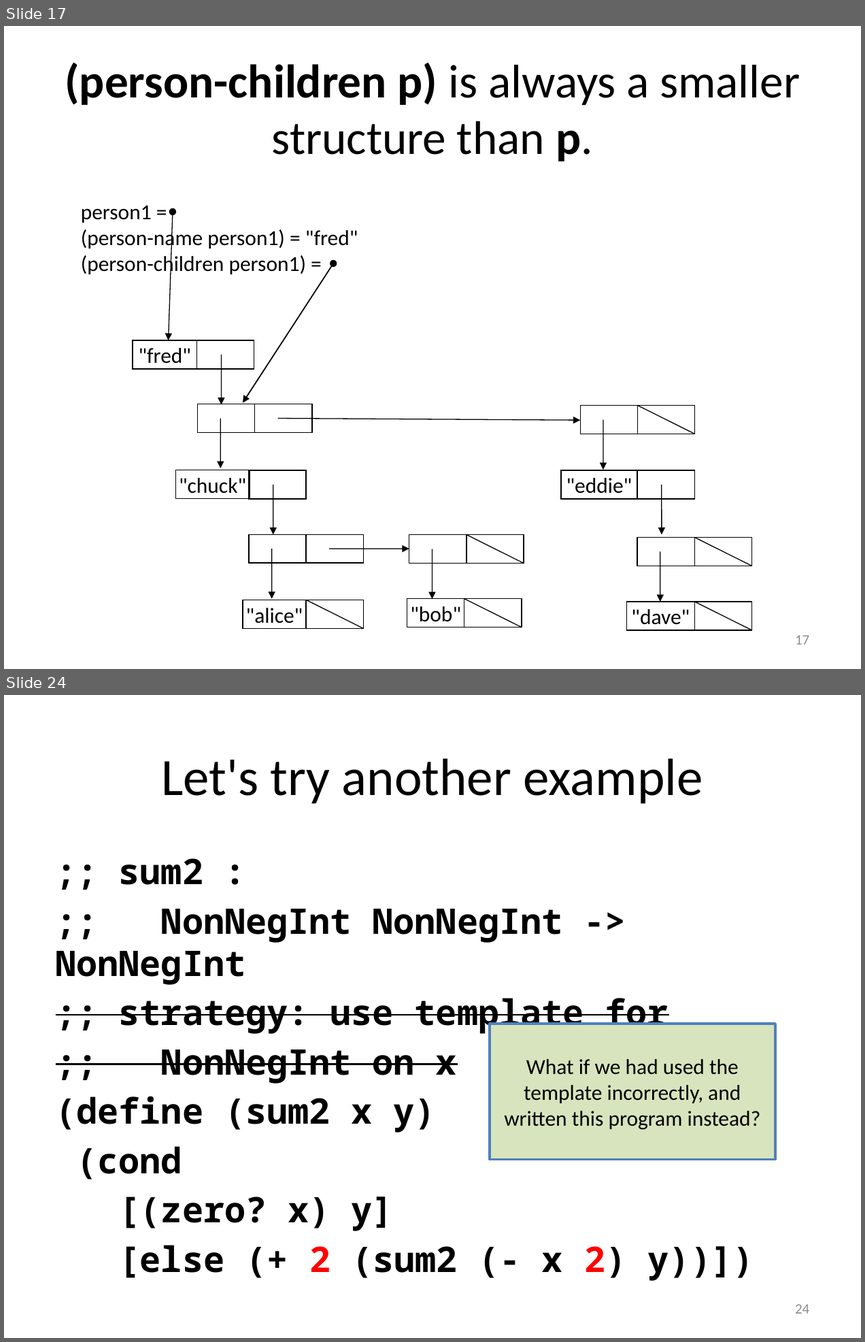
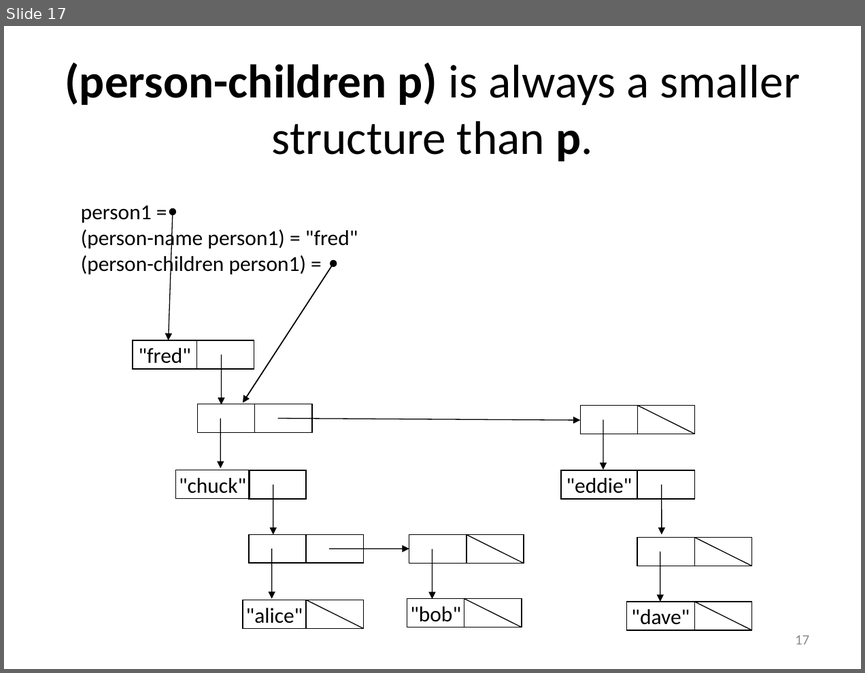
Before and after one commit to mwand/cs5010f17, a slide deck: Slides/Lesson 5.6 More About Recursive Data Types.pptx. Shown one above the other, each under a label of ours: slides 17 and 24 before the commit, slide 17 after it; the slides between them are not shown. The pictures are 865x1342 and 865x673 pixels, drawn with LibreOffice and Linux fonts; fonts in the diff are those of the drawing. Boxes give left, top, right and bottom in pixels: in the first picture for what was removed or moved away, otherwise in the second. Text is boxed around its words. In the diff, an @@ line names an element or a change of style, - is before the commit and + after.

```diff
--- a/Slides/Lesson 5.6 More About Recursive Data Types.pptx
+++ b/Slides/Lesson 5.6 More About Recursive Data Types.pptx
@@ slide 24 removed at (x1=4, y1=695, x2=861, y2=1338), background #FFFFFF @@
@@ title removed at (x1=47, y1=721, x2=818, y2=828) @@
-Let's try another example
@@ text removed at (x1=56, y1=858, x2=753, y2=1280) @@
-;; sum2 :
-;; NonNegInt NonNegInt -> NonNegInt
-;; strategy: use template for
-;; NonNegInt on x
-(define (sum2 x y)
-(cond
-[(zero? x) y]
-[else (+ 2 (sum2 (- x 2) y))])
@@ rectangle removed at (x1=490, y1=1023, x2=775, y2=1159) @@
-What if we had used the template incorrectly, and written this program instead?
@@ page number removed at (x1=795, y1=1304, x2=809, y2=1313) @@
-24
```
Also in this commit, not shown: 5 slides changed, 3 slides added, 17 other slides removed.
